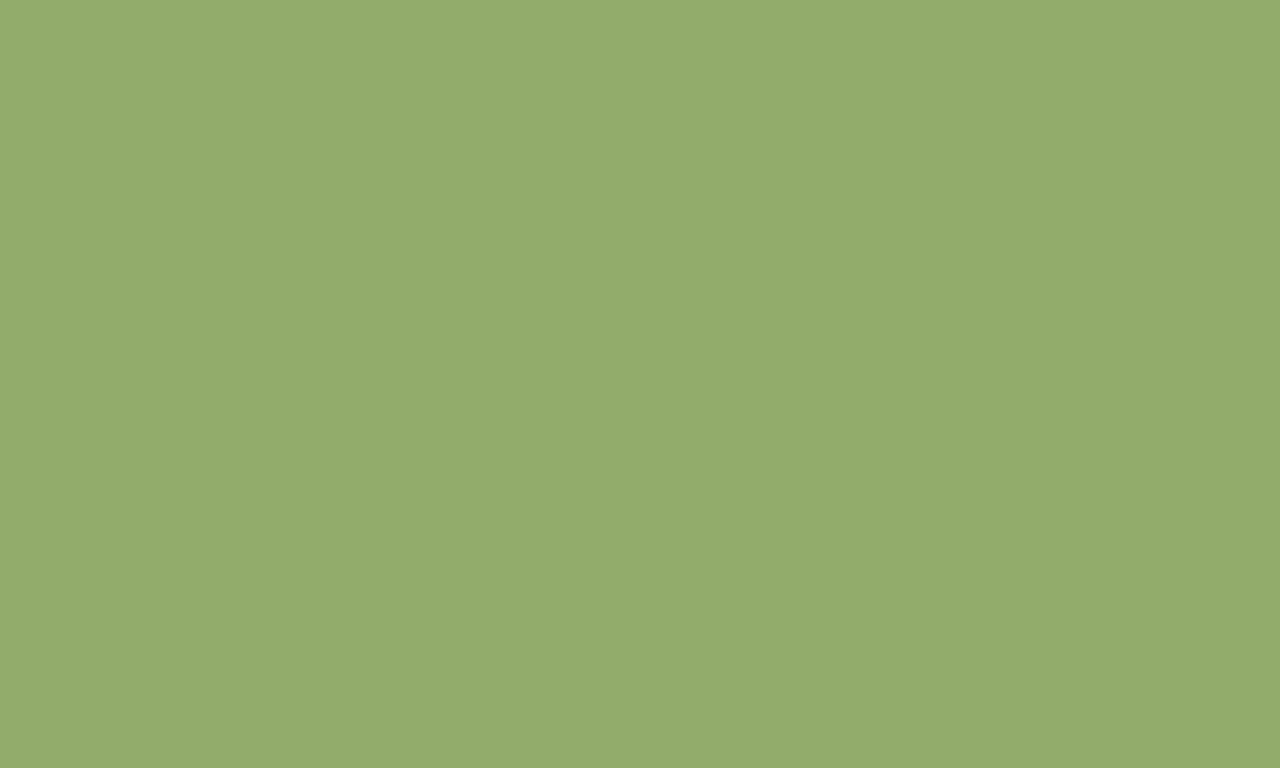
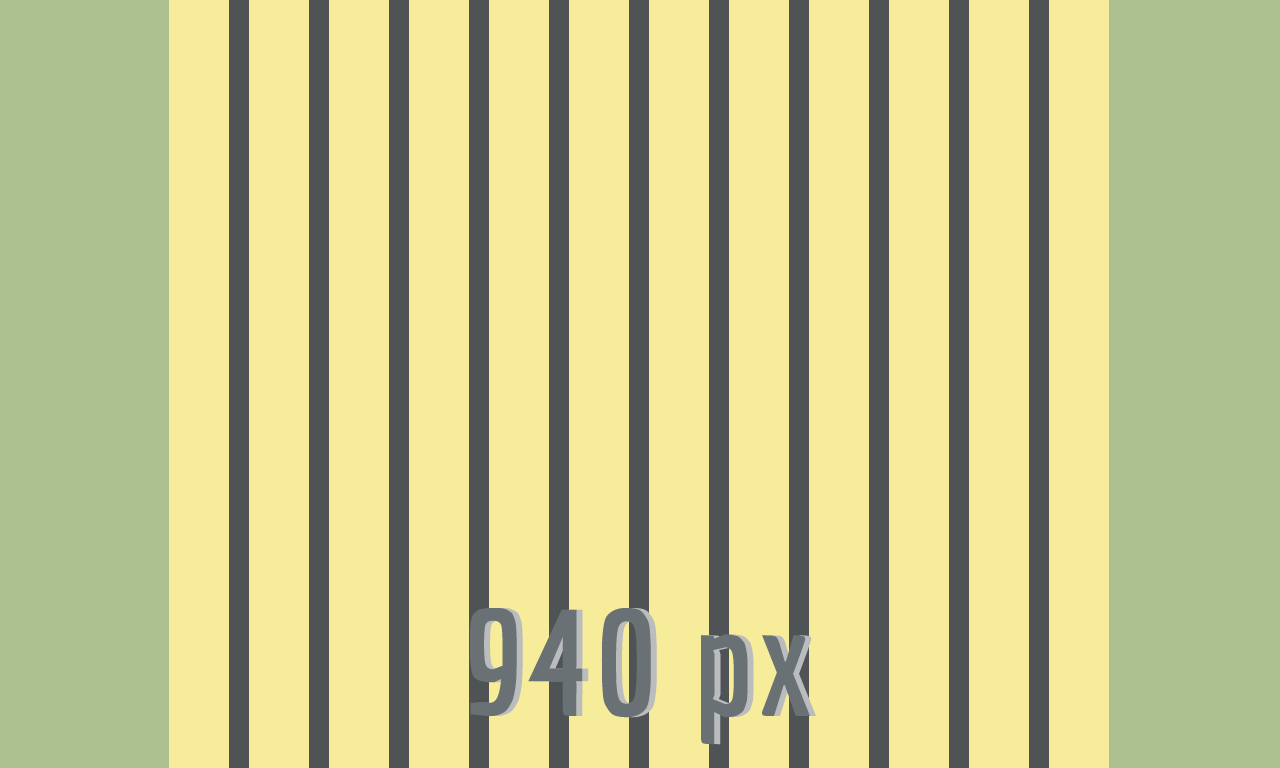
Layers edited between the first and the second 1280×768 image:
added group "guides" with 6 layers above "Layer 0" over [0, 0, 1280, 768]
added group "text - 940px" with 2 layers in group "guides" over [469, 608, 816, 745]
added layer "940 px" (1st of 2, in "guides" › "text - 940px") in group "text - 940px" over [469, 608, 810, 745]
added layer "940 px" (2nd of 2, in "guides" › "text - 940px") in group "text - 940px" over [475, 608, 816, 745]
added layer "Layer 3" in group "guides" over [169, 0, 1109, 768]
added layer "Layer 5" in group "guides" over [169, 0, 1109, 768]
moved "Layer 1" into group "guides", painted on it over [0, 0, 1280, 768]
